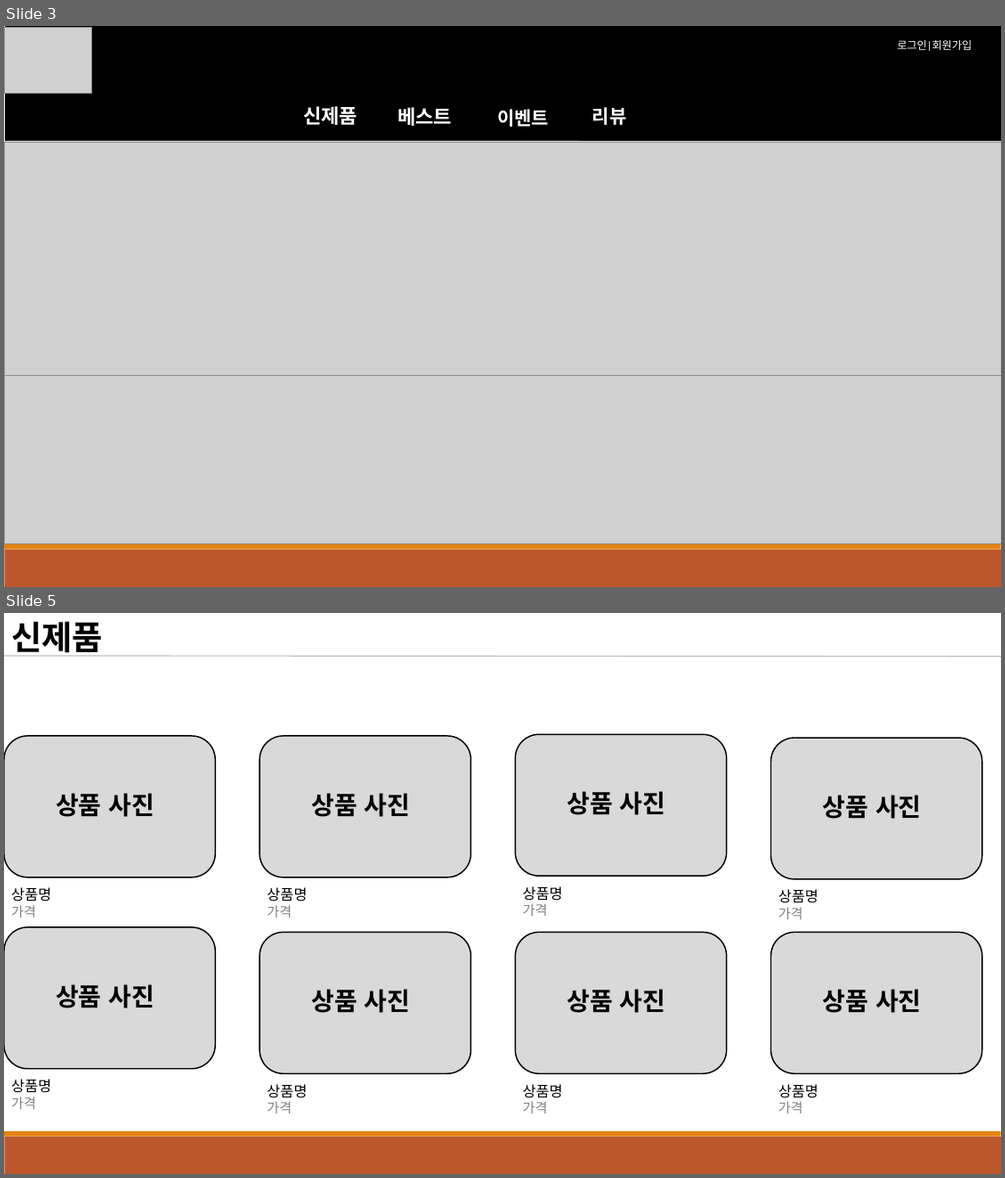
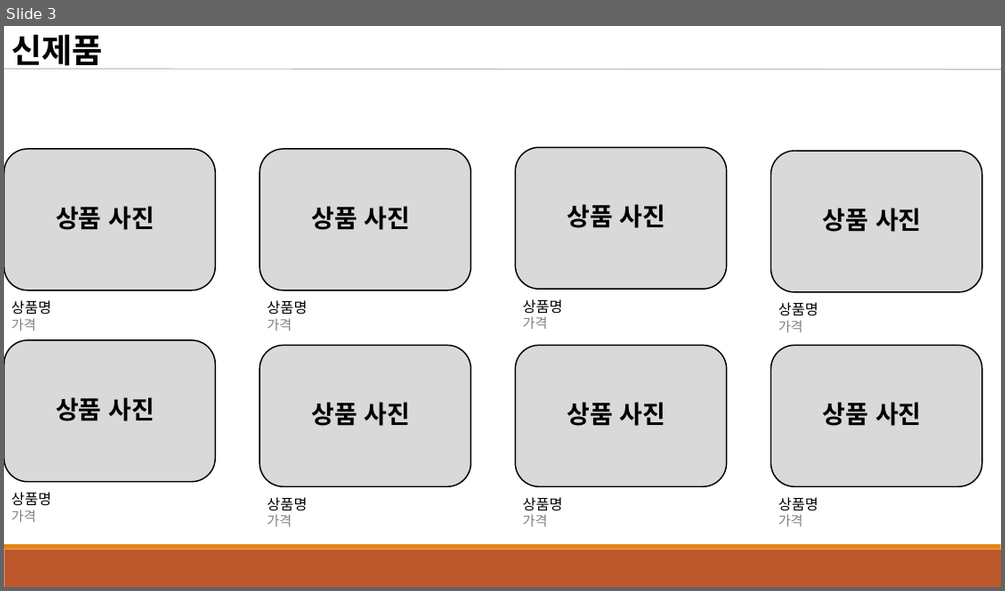
Before and after one commit to hosa762/mealkitmall, a slide deck: newhomework/scr.pptx. Shown one above the other, each under a label of ours: slides 3 and 5 before the commit, slide 3 after it; the slides between them are not shown. The pictures are 1005x1178 and 1005x591 pixels, drawn with LibreOffice and Linux fonts; fonts in the diff are those of the drawing; grey boxes stand for pictures. Boxes give left, top, right and bottom in pixels: in the first picture for what was removed or moved away, otherwise in the second. Text is boxed around its words. In the diff, an @@ line names an element or a change of style, - is before the commit and + after.

```diff
--- a/newhomework/scr.pptx
+++ b/newhomework/scr.pptx
@@ slide 3 removed at bbox=[4, 26, 1001, 587], background #FFFFFF; not listed: 2 template elements that a slide beside it also shows @@
@@ picture removed at bbox=[5, 28, 92, 94] @@
@@ rectangle removed at bbox=[6, 27, 1001, 141] @@
@@ text removed at bbox=[897, 40, 971, 51] @@
-로그인|회원가입
@@ text removed at bbox=[303, 106, 357, 125] @@
-신제품
@@ text removed at bbox=[397, 107, 452, 126] @@
-베스트
@@ text removed at bbox=[497, 109, 549, 127] @@
-이벤트
@@ text removed at bbox=[592, 107, 627, 125] @@
-리뷰
@@ line removed from (4, 141) to (1001, 141) @@
@@ picture removed at bbox=[4, 143, 1001, 376] @@
@@ picture removed at bbox=[4, 376, 1001, 543] @@
@@ what was slide 5 is now slide 3 @@
```
Also in this commit, not shown: 2 slides changed, 1 other slide removed.
